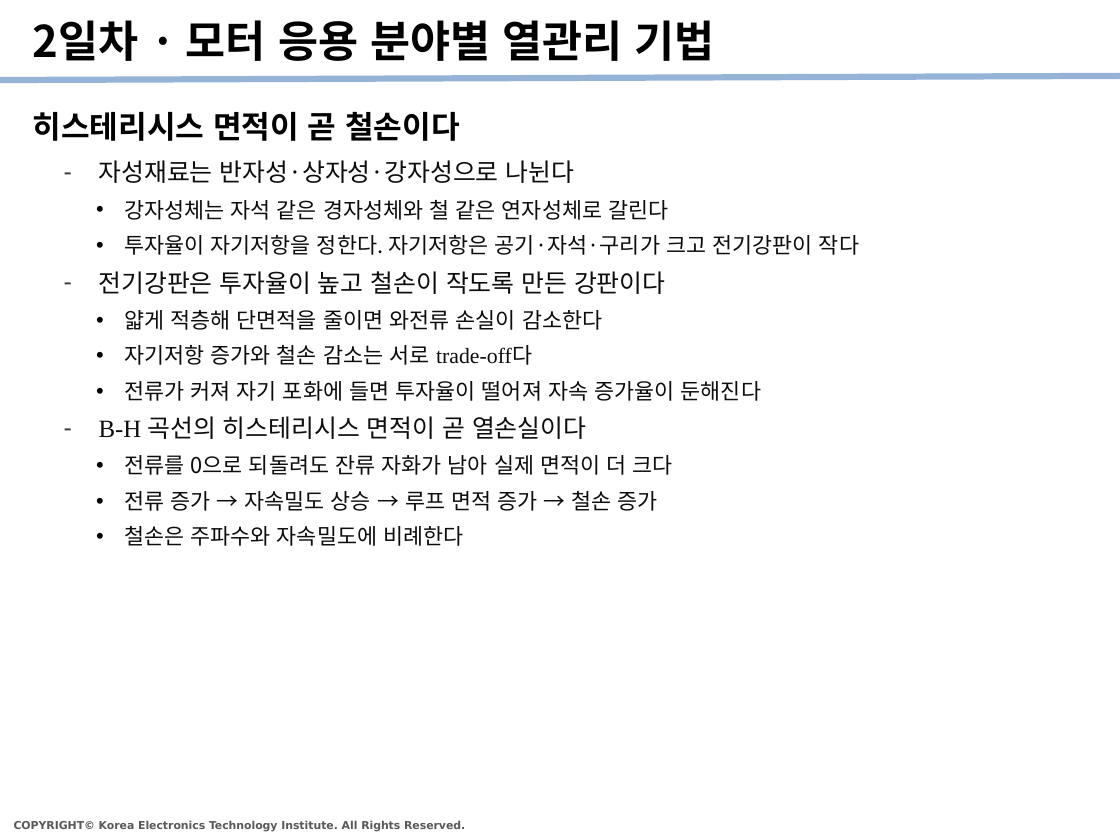
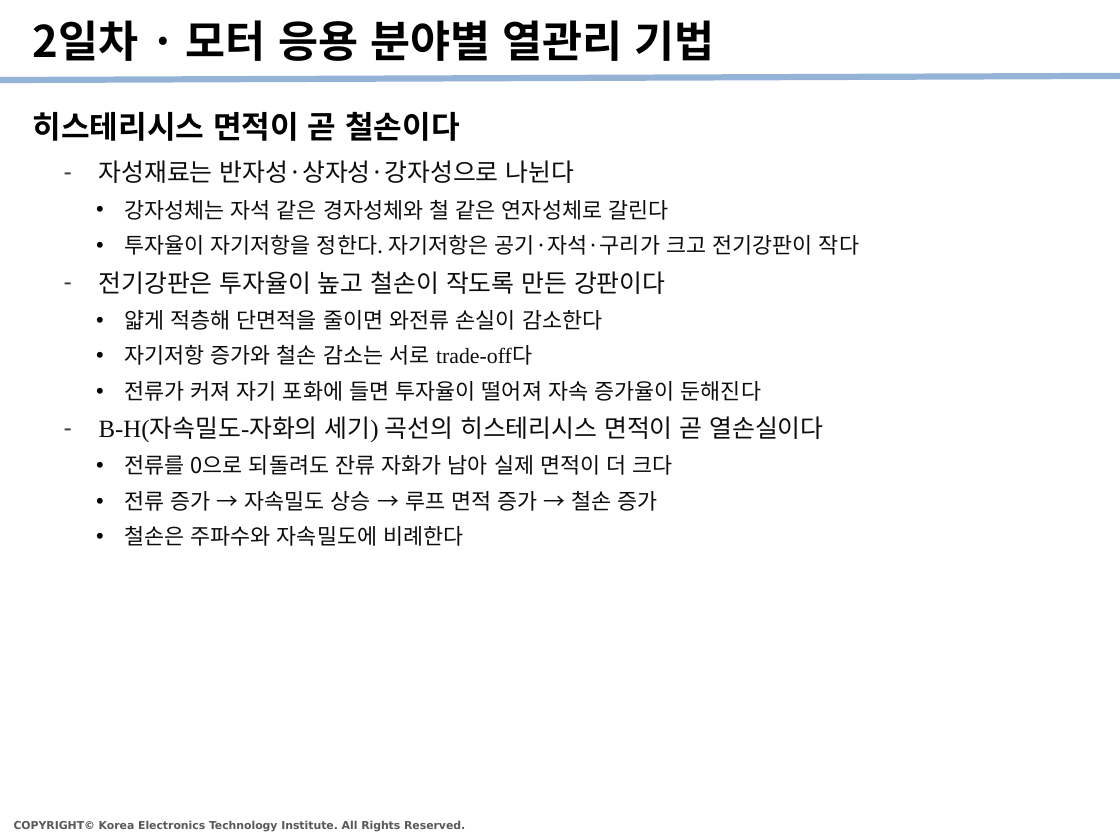
Before and after one commit to kybeen0521/PHM_Edu, a slide deck: slide 9 of Templates/PHM강좌_수강정리_v1.pptx. Drawn at 1120x840 pixels with LibreOffice and Linux fonts; fonts in the diff are those of the drawing. Boxes give left, top, right and bottom in pixels: in the first picture for what was removed or moved away, otherwise in the second. Text is boxed around its words. In the diff, an @@ line names an element or a change of style, - is before the commit and + after.

```diff
--- a/Templates/PHM강좌_수강정리_v1.pptx
+++ b/Templates/PHM강좌_수강정리_v1.pptx
@@ text at box(99, 416, 823, 442): text changed @@
-  – B-H 곡선의 히스테리시스 면적이 곧 열손실이다
+  – B-H(자속밀도-자화의 세기) 곡선의 히스테리시스 면적이 곧 열손실이다
```
Also in this commit, not shown: 7 other slides changed.
